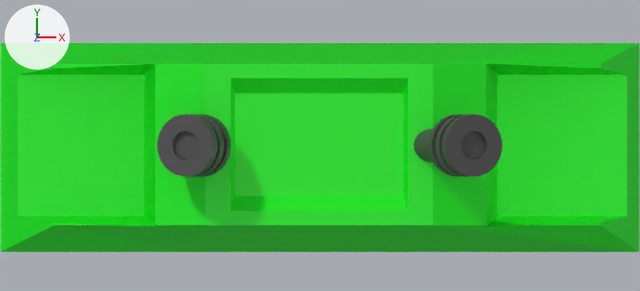
Before and after pictures for a commit that changed the Blender file Assets/blender/machine-3op.blend.
The view is the same before and after, from the file's camera 'Camera Top'. Lighting does not change. The marker at upper left points along +X, +Y and +Z.

The first picture shows 'Piston Shaped', 'Piston Shaped.001', 'machine-3op'.
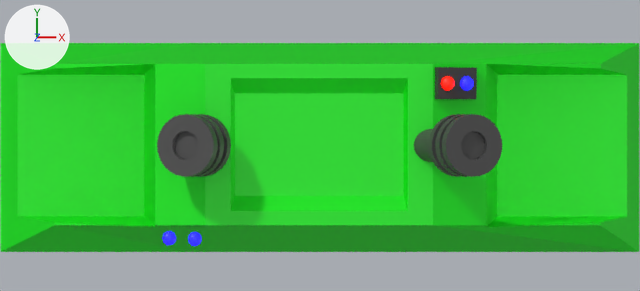
Pixel boxes [x1, y1, x2, y2] of what changed, in the pictures (640 x 291 px):
'Control Panel', added (black)
    after: [435, 67, 477, 99]
'Red Light', added
    after: [441, 76, 455, 91]
'Blue Light', added
    after: [460, 76, 474, 91]
'Blue Light.002', added
    after: [188, 232, 202, 246]
'Blue Light.001', added
    after: [162, 231, 176, 245]

What changed in the scene script:
```text
Add mat_blue_light:
    mat_blue_light = principled_material('Blue Light')
    mat_blue_light.base_color = (0.00834, 0.0185, 0.8)  # blue #1725e7
    mat_blue_light.emission_color = (0.0224, 0.0149, 1.0)  # blue #2921ff
    mat_blue_light.emission_strength = 1.0
Add mat_red_light:
    mat_red_light = principled_material('Red Light')
    mat_red_light.base_color = (0.038, 0.0201, 0.00286)  # brown #372709
    mat_red_light.emission_color = (1.0, 0.00198, 0.0)  # red #ff0700
    mat_red_light.emission_strength = 1.5
Add mat_control_panel:
    mat_control_panel = principled_material('Control Panel')
    mat_control_panel.base_color = (0.0425, 0.0425, 0.0425)  # black #3a3a3a
Add me_cube_007_1:
    me_cube_007_1.from_pydata(...)  # 26 vertices, 41 faces; spans x -0.0682..0.0682, y -0.0718..0.0718, z -0.0279..0.0438
    me_cube_007_1.polygons.foreach_set('use_smooth', [True] * 41)
    me_cube_007_1.materials.append(mat_blue_light)  # blue #1725e7
Add me_cube_006:
    me_cube_006.from_pydata(...)  # 26 vertices, 41 faces; spans x -0.0682..0.0682, y -0.0718..0.0718, z -0.0279..0.0438
    me_cube_006.polygons.foreach_set('use_smooth', [True] * 41)
    me_cube_006.materials.append(mat_red_light)  # brown #372709
Add me_control_panel:
    me_control_panel.from_pydata(...)  # a box spanning x -0.295..0.002, y -0.295..0.105, z -0.018..0.054
    me_control_panel.materials.append(mat_control_panel)  # black #3a3a3a
Add ob_blue_light_002:
    ob_blue_light_002 = bpy.data.objects.new('Blue Light.002', me_cube_007_1)
    ob_blue_light_002.parent = ob_machine_3op
    ob_blue_light_002.matrix_parent_inverse = Matrix(((2.772, 0.0, 0.0, -0.192), (0.0, 2.772, 0.0, -0.0241), (0.0, 0.0, 2.772, -0.316), (0.0, 0.0, 0.0, 1.0)))
    ob_blue_light_002.location = (-1.164, -0.876, 0.88)
    ob_blue_light_002.rotation_euler = (-0.466, -0.00346, -1.578)  # degrees (-27, -0.2, -90)
Add ob_blue_light_001:
    ob_blue_light_001 = bpy.data.objects.new('Blue Light.001', me_cube_007_1.copy())
    ob_blue_light_001.parent = ob_machine_3op
    ob_blue_light_001.matrix_parent_inverse = Matrix(((2.772, 0.0, 0.0, -0.192), (0.0, 2.772, 0.0, -0.0241), (0.0, 0.0, 2.772, -0.316), (0.0, 0.0, 0.0, 1.0)))
    ob_blue_light_001.location = (-1.403, -0.869, 0.88)
    ob_blue_light_001.rotation_euler = (-0.466, -0.00346, -1.578)  # degrees (-27, -0.2, -90)
Add ob_red_light:
    ob_red_light = bpy.data.objects.new('Red Light', me_cube_006)
    ob_red_light.parent = ob_control_panel
    ob_red_light.matrix_parent_inverse = Matrix(((1.0, 0.0, 0.0, 0.0), (0.0, 1.0, 0.0, -3.7), (0.0, 0.0, 1.0, -0.241), (0.0, 0.0, 0.0, 1.0)))
    ob_red_light.location = (-0.147, 3.499, 0.324)
Add ob_control_panel:
    ob_control_panel = bpy.data.objects.new('Control Panel', me_control_panel)
    ob_control_panel.parent = ob_machine_3op
    ob_control_panel.matrix_parent_inverse = Matrix(((2.772, 0.0, 0.0, -0.192), (0.0, 2.772, 0.0, -0.0241), (0.0, 0.0, 2.772, -0.316), (0.0, 0.0, 0.0, 1.0)))
    ob_control_panel.location = (1.349, 0.435, 0.806)
    ob_control_panel.rotation_euler = (-0.466, -0.00346, -1.578)  # degrees (-27, -0.2, -90)
Add ob_blue_light:
    ob_blue_light = bpy.data.objects.new('Blue Light', me_cube_007_1.copy())
    ob_blue_light.parent = ob_control_panel
    ob_blue_light.matrix_parent_inverse = Matrix(((1.0, 0.0, 0.0, 0.0), (0.0, 1.0, 0.0, -3.7), (0.0, 0.0, 1.0, -0.241), (0.0, 0.0, 0.0, 1.0)))
    ob_blue_light.location = (-0.147, 3.699, 0.324)
```
